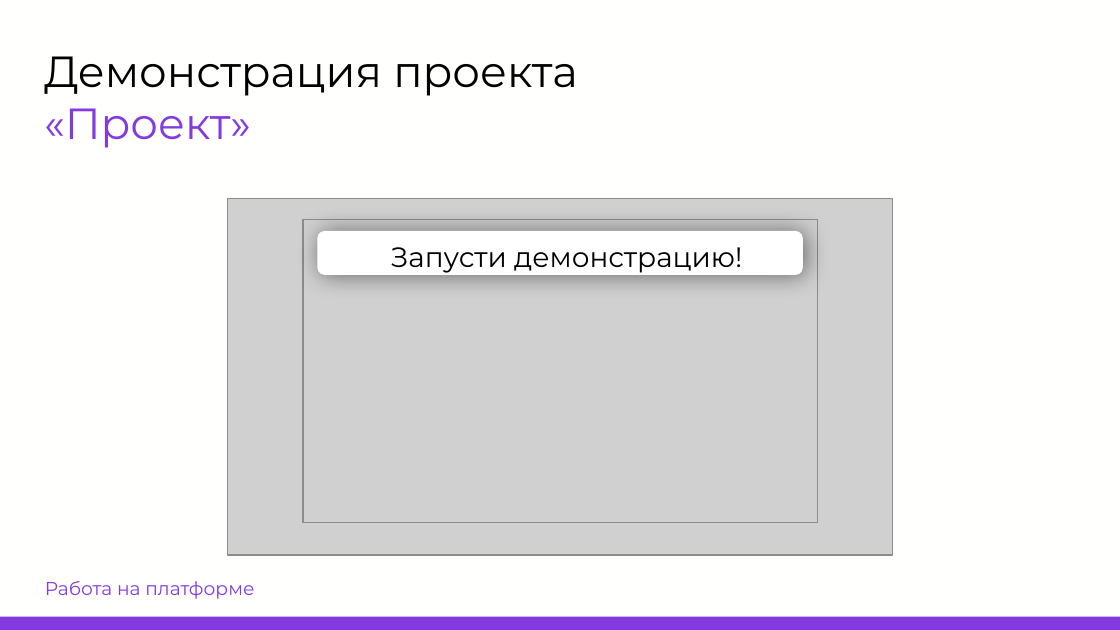
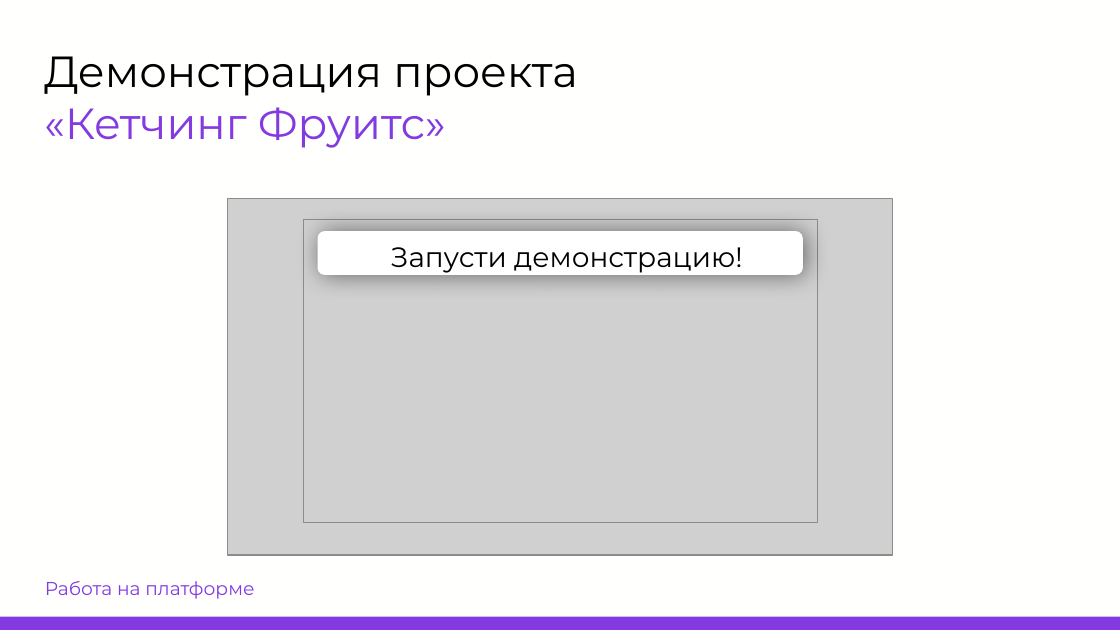
Before and after one commit to Spekushka/AlgoItog, a slide deck: slide 7 of резентация.pptx (slide 8 before the commit). Drawn at 1120x630 pixels with LibreOffice and Linux fonts; fonts in the diff are those of the drawing; grey boxes stand for pictures; background and template pictures are left out. Boxes give left, top, right and bottom in pixels: in the first picture for what was removed or moved away, otherwise in the second. Text is boxed around its words. In the diff, an @@ line names an element or a change of style, - is before the commit and + after.

```diff
--- a/резентация.pptx
+++ b/резентация.pptx
@@ text at (x1=44, y1=107, x2=446, y2=148): text changed @@
-«Проект»
+«Кетчинг Фруитс»
```
Also in this commit, not shown: 4 other slides changed, 1 slide removed.
